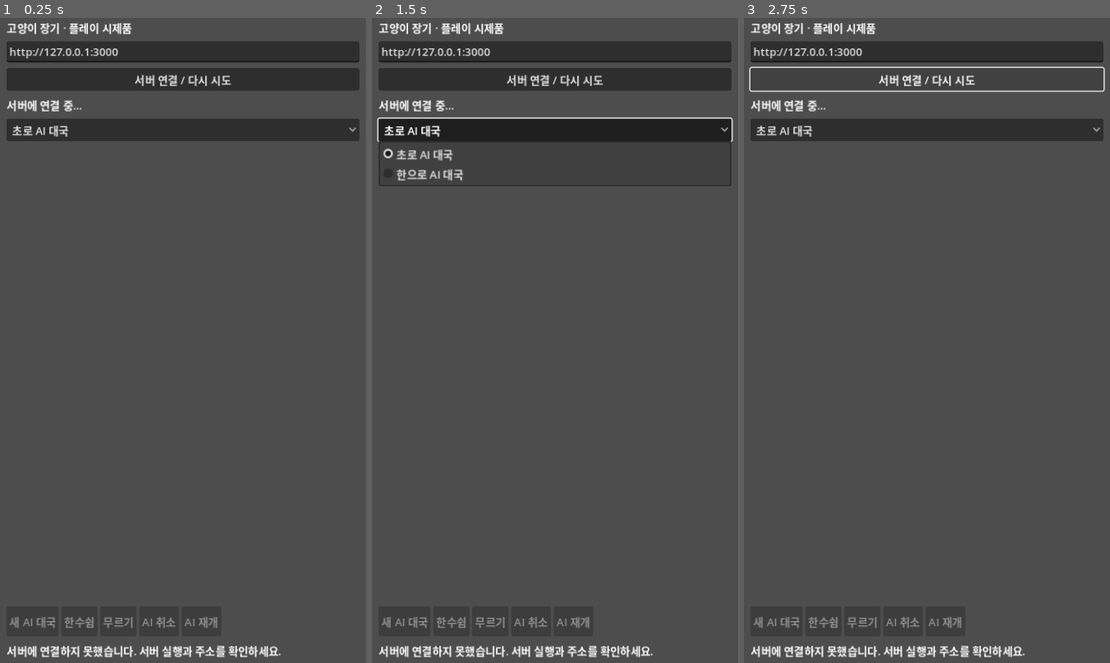
Above: before the commit, frames 1-3 (left to right).
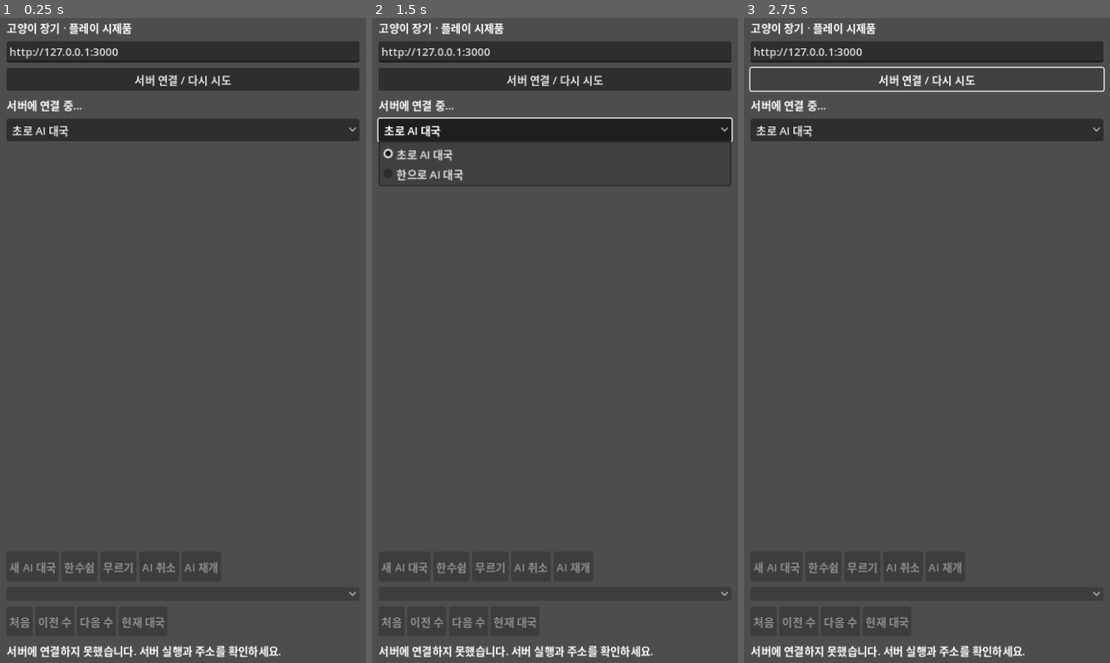
Above: after the commit, the same moments.

Repository: YU-Kangg/janggiAI
Game: Godot game, scene res://main.tscn
The game is run twice, just before and just after one commit, with the same random seed, the same clock (stepped at 60 frames per second) and the same inputs.
Inputs:
- Up to frame 1 (0.25 s): no input
- Up to frame 2 (1.5 s): click "서버 연결 / 다시 시도" at 0.5 s; click "초로 AI 대국" at 1.25 s
- Up to frame 3 (2.75 s): click "서버 연결 / 다시 시도" at 2 s

The runs differ from the first frame. In frame 1, 0.7% of the frame differs, in the area x 2-98%, y 84-95%; in frame 2, 0.7%; in frame 3, 0.7%.

Commit message:
feat(history): Godot 기보 선택과 복기 이동 추가
실제 대국과 복기 상태를 분리하고 과거 장면에서 대국 조작을 차단한다. 같은 상태의 폴링은 복기를 유지하고 새 상태는 현재 대국으로 복귀한다.

검증: Godot 연동 테스트 및 APK 서명 통과, Android 실기기 업데이트와 복기 화면 확인.

Diff:
--- a/godot/main.gd
+++ b/godot/main.gd
@@ -14,6 +14,9 @@
 var timer := Timer.new()
 var new_game_dialog := ConfirmationDialog.new()
 var current_path := ""
+var review: Dictionary = {}
+var history := OptionButton.new()
+var review_buttons: Array[Button] = []
 
 func _ready() -> void:
 	var margin := MarginContainer.new()
@@ -52,6 +55,20 @@
 	add_action(actions, "무르기", func(): act("undo"))
 	add_action(actions, "AI 취소", func(): act("cancel-ai"))
 	add_action(actions, "AI 재개", func(): act("resume-ai"))
+	column.add_child(history)
+	history.item_selected.connect(func(index: int): show_review(index))
+	var navigation := HFlowContainer.new()
+	column.add_child(navigation)
+	for caption in ["처음", "이전 수", "다음 수", "현재 대국"]:
+		var button := Button.new()
+		button.text = caption
+		button.custom_minimum_size.y = 44
+		navigation.add_child(button)
+		review_buttons.append(button)
+	review_buttons[0].pressed.connect(func(): show_review(0))
+	review_buttons[1].pressed.connect(func(): show_review(view_ply() - 1))
+	review_buttons[2].pressed.connect(func(): show_review(view_ply() + 1))
+	review_buttons[3].pressed.connect(return_live)
 	message.autowrap_mode = TextServer.AUTOWRAP_WORD_SMART
 	column.add_child(message)
 	new_game_dialog.dialog_text = "공유 중인 현재 대국을 지우고 새 AI 대국을 시작할까요?"
@@ -116,9 +133,16 @@
 	if not payload.has("fen") or not payload.has("legalMoves"):
 		message.text = "장기 서버 응답이 아닙니다."
 		return
+	if current_path == "review":
+		review = payload
+		selected = ""
+		message.text = "복기 중에는 착수할 수 없습니다. 현재 대국으로 돌아오세요."
+		render_board()
+		return
 	var changed: bool = state.is_empty() or payload.revision != state.revision or payload.fen != state.fen
 	state = payload
 	if changed:
+		review = {}
 		selected = ""
 	if current_path != "game" or changed:
 		message.text = ""
@@ -126,10 +150,27 @@
 		render_board()
 
 func act(action: String, data: Dictionary = {}) -> void:
-	if state.is_empty() or pending:
+	if state.is_empty() or pending or not review.is_empty():
 		return
 	data["revision"] = state.revision
 	send(action, data)
+
+func view_ply() -> int:
+	return review.moves.size() if not review.is_empty() else state.get("moves", []).size()
+
+func show_review(ply: int) -> void:
+	if pending or state.is_empty() or ply < 0 or ply > state.moves.size():
+		return
+	selected = ""
+	send("review", {"revision": state.revision, "ply": ply})
+
+func return_live() -> void:
+	if pending:
+		return
+	review = {}
+	selected = ""
+	message.text = ""
+	render_board()
 
 func split_move(move: String) -> PackedStringArray:
 	var regex := RegEx.new()
@@ -145,7 +186,7 @@
 			return
 
 func choose(square: String, piece: String) -> void:
-	if pending:
+	if pending or not review.is_empty():
 		return
 	if selected != "" and selected != square and state.legalMoves.has(selected + square):
 		act("move", {"move": selected + square})
@@ -155,6 +196,12 @@
 	render_board()
 
 func render_board() -> void:
+	render_position(state if review.is_empty() else review)
+
+func render_position(state: Dictionary) -> void:
+	history.disabled = pending or self.state.is_empty()
+	for button in review_buttons:
+		button.disabled = pending or self.state.is_empty()
 	if state.is_empty():
 		for button in action_buttons:
 			button.disabled = true
@@ -189,7 +236,7 @@
 			button.modulate = Color(0.55, 0.8, 1) if piece != "" and piece == piece.to_upper() else Color(1, 0.7, 0.65)
 			if square == selected or (selected != "" and state.legalMoves.has(selected + square)):
 				button.modulate = Color(0.7, 1, 0.5)
-			button.disabled = (pending and current_path != "game") or ai_turn or state.outcome.over
+			button.disabled = not review.is_empty() or (pending and current_path != "game") or ai_turn or state.outcome.over
 			button.pressed.connect(choose.bind(square, piece))
 			grid.add_child(button)
 			squares[square] = button
@@ -201,8 +248,21 @@
 	if state.ai.status == "error":
 		status.text += " · " + str(state.ai.error)
 	for button in action_buttons:
-		button.disabled = pending and current_path != "game"
+		button.disabled = not review.is_empty() or (pending and current_path != "game")
 	action_buttons[1].disabled = action_buttons[1].disabled or ai_turn or state.outcome.over or state.inCheck
 	action_buttons[2].disabled = action_buttons[2].disabled or not state.canUndo
 	action_buttons[3].disabled = action_buttons[3].disabled or state.ai.status != "thinking"
 	action_buttons[4].disabled = action_buttons[4].disabled or not state.ai.status in ["paused", "error"]
+	if not review.is_empty():
+		status.text = "복기 %d/%d수 · %s" % [view_ply(), self.state.moves.size(), status.text]
+	history.clear()
+	history.add_item("0수 · 시작 배치")
+	for index in range(self.state.moves.size()):
+		var pair := split_move(self.state.moves[index])
+		var description: String = "한수쉼" if pair[0] == pair[1] else "%s → %s" % [pair[0], pair[1]]
+		history.add_item("%d수 · %s %s" % [index + 1, "초" if index % 2 == 0 else "한", description])
+	history.select(view_ply())
+	review_buttons[0].disabled = pending or self.state.moves.is_empty()
+	review_buttons[1].disabled = pending or view_ply() == 0
+	review_buttons[2].disabled = pending or review.is_empty() or view_ply() >= self.state.moves.size()
+	review_buttons[3].disabled = pending or review.is_empty()
--- a/godot/smoke.gd
+++ b/godot/smoke.gd
@@ -36,6 +36,24 @@
 		app.request_state()
 		await wait_idle()
 	check(app.state.moves.size() == 2 and app.state.turn == "cho", "NNUE AI reply")
+	var live_fen: String = app.state.fen
+	app.show_review(0)
+	await wait_idle()
+	check(app.review.moves.size() == 0 and app.state.moves.size() == 2, "review preserves live history")
+	check(app.squares["a4"].disabled and app.action_buttons[2].disabled, "review blocks move and undo")
+	app.act("undo")
+	check(not app.pending, "review action guard")
+	app.request_state()
+	await wait_idle()
+	check(not app.review.is_empty(), "unchanged polling preserves review")
+	app.show_review(1)
+	await wait_idle()
+	check(app.review.moves.size() == 1 and app.state.fen == live_fen, "middle position")
+	app.show_review(2)
+	await wait_idle()
+	check(app.review.fen == live_fen, "last review position")
+	app.return_live()
+	check(app.review.is_empty() and not app.squares["a4"].disabled, "return to live")
 	app.act("undo")
 	await wait_idle()
 	check(app.state.moves.size() == 0, "undo full human turn")
Not shown, changed: PROGRESS.md
Not shown, changed: godot/README.md
